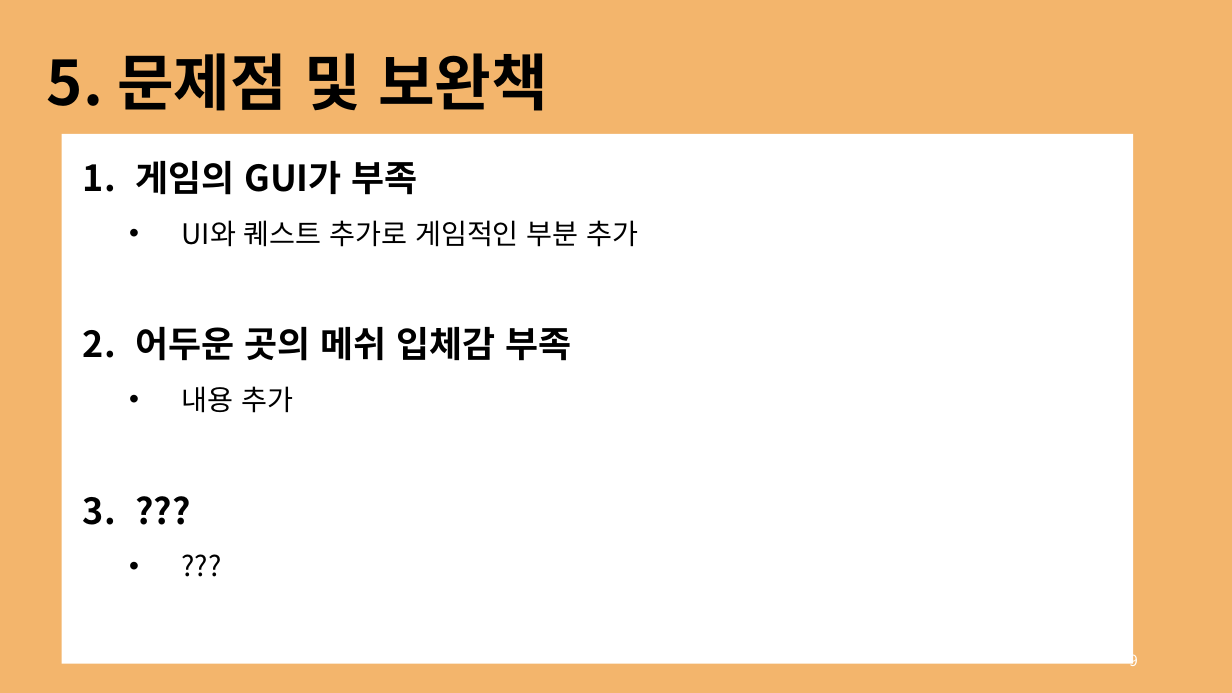
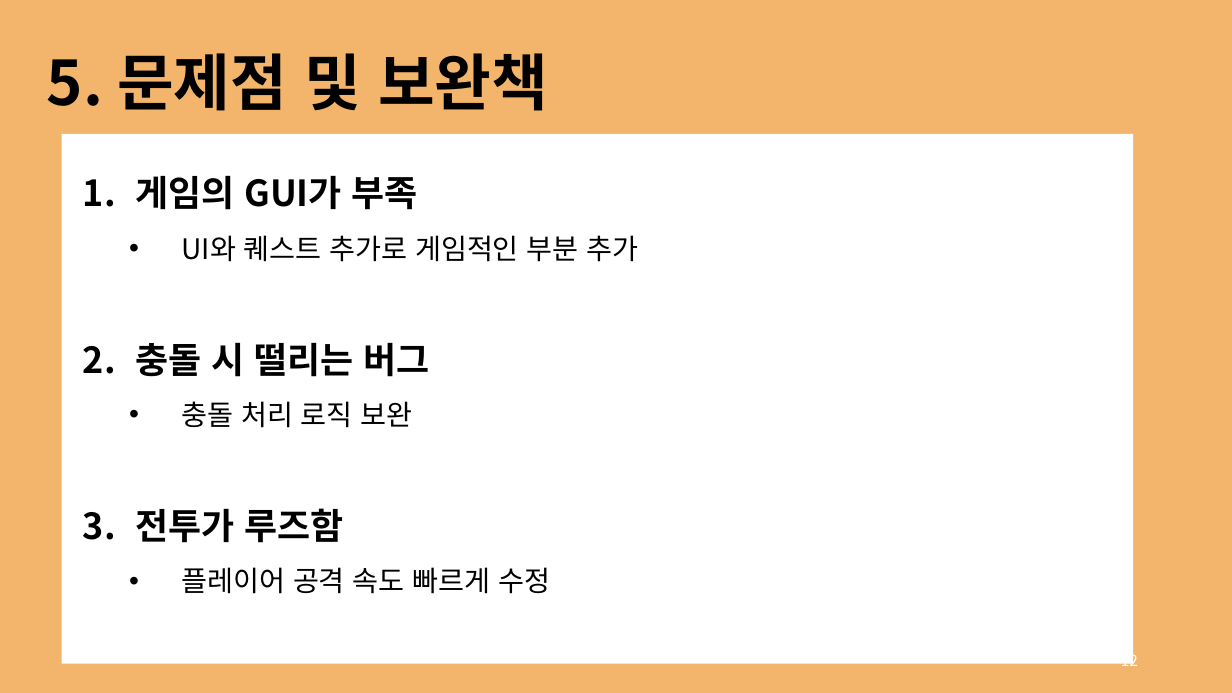
Before and after one commit to rg7155/2022_GraduationProject, a slide deck: slide 12 of 발표자료/2. 중간발표/의뢰인_윤성주, 최경훈.pptx (slide 9 before the commit). Drawn at 1232x693 pixels with LibreOffice and Linux fonts; fonts in the diff are those of the drawing. Boxes give left, top, right and bottom in pixels: in the first picture for what was removed or moved away, otherwise in the second. Text is boxed around its words. In the diff, an @@ line names an element or a change of style, - is before the commit and + after.

```diff
--- a/발표자료/2. 중간발표/의뢰인_윤성주, 최경훈.pptx
+++ b/발표자료/2. 중간발표/의뢰인_윤성주, 최경훈.pptx
@@ text "게임의 GUI가 부족": place and size @@
-text "게임의 GUI가 부족" at [135, 161, 639, 413]
+text "게임의 GUI가 부족" at [135, 176, 639, 594]
@@ text at [135, 343, 550, 594]: text changed; size 28 to 22 pt; bold off @@
-2. 어두운 곳의 메쉬 입체감 부족
-  • 내용 추가
-3. ???
-  • ???
+2. 충돌 시 떨리는 버그
+  • 충돌 처리 로직 보완
+3. 전투가 루즈함
+  • 플레이어 공격 속도 빠르게 수정
@@ page number at [1121, 651, 1138, 671]: text changed @@
-9
+12
```
Also in this commit, not shown: 8 other slides changed, 3 slides added, 2 other files.
